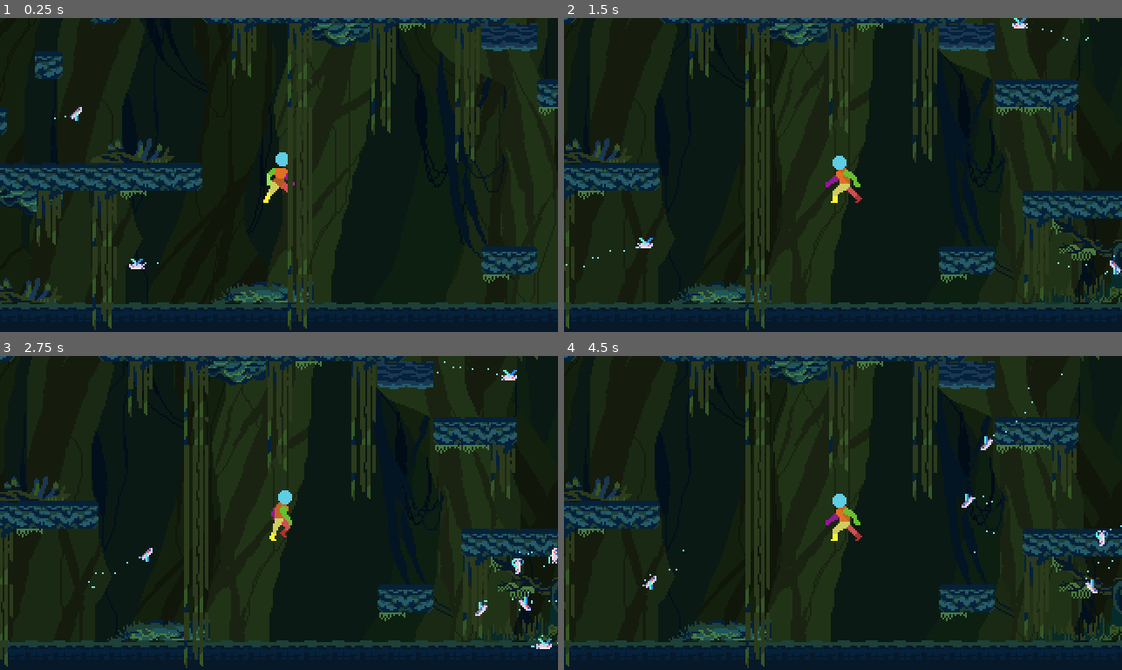
Above: before the commit, frames 1-4 (two rows, left to right).
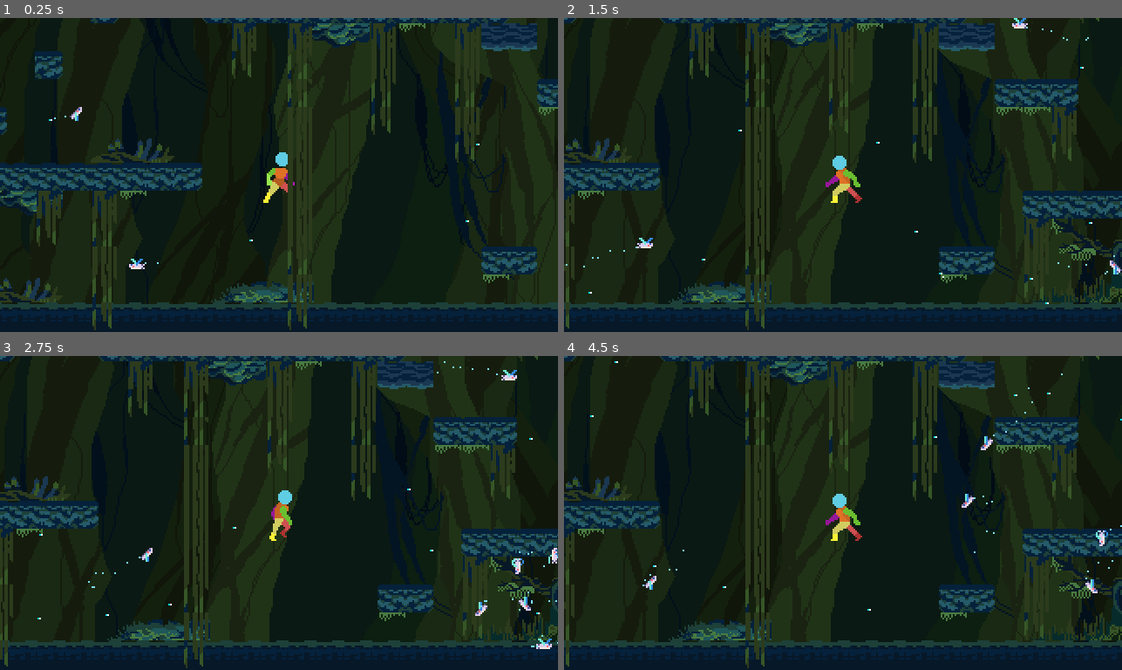
Above: after the commit, the same moments.

Repository: wickworks/jellyfishquarium
Game: Godot game, scene res://main.tscn
The game is run twice, just before and just after one commit, with the same random seed, the same clock (stepped at 60 frames per second) and the same inputs.
Inputs (mouse positions are in pixels of both pictures, inside the frame that each line leads up to):
- Up to frame 1 (0.25 s): no input
- Up to frame 2 (1.5 s): tap Enter (ui_accept) at 0.5, 0.77 s; move the mouse to (965, 159) at 0.52 s; hold D (Move right) 0.53-1.28 s; move the mouse to (731, 190) at 1.27 s; hold A (Move left) from 1.28 s (still down)
- Up to frame 3 (2.75 s): tap Enter (ui_accept) at 1.52 s; move the mouse to (334, 443) at 2.02 s; release A (Move left) at 2.03 s; hold D (Move right) from 2.03 s (still down)
- Up to frame 4 (4.5 s): move the mouse to (815, 575) at 2.77 s; tap Enter (ui_accept) at 3.02, 3.77 s; move the mouse to (1010, 560) at 3.52 s; release D (Move right) at 3.53 s; hold A (Move left) from 3.53 s (still down); move the mouse to (675, 465) at 4.27 s

The runs differ from the first frame. In frame 1, less than 0.1% of the frame differs, in the area x 8-86%, y 32-72%; in frame 2, less than 0.1%, in the area x 4-95%, y 15-92%; in frame 3, less than 0.1%; in frame 4, less than 0.1%.

Commit message:
particles for the player

Diff:
--- a/entity/fish.tscn
+++ b/entity/fish.tscn
@@ -90,10 +90,6 @@
 [node name="Sprite" type="AnimatedSprite2D" parent="."]
 sprite_frames = SubResource("SpriteFrames_4klu8")
 
-[node name="Label" type="Label" parent="."]
-offset_right = 40.0
-offset_bottom = 23.0
-
 [node name="TrailParticles" type="GPUParticles2D" parent="."]
 process_material = SubResource("ParticleProcessMaterial_5bg6o")
 texture = SubResource("GradientTexture1D_nkq6y")
--- a/entity/player.tscn
+++ b/entity/player.tscn
@@ -236,6 +236,26 @@
 [sub_resource type="RectangleShape2D" id="RectangleShape2D_pmw5g"]
 size = Vector2(14, 30)
 
+[sub_resource type="ParticleProcessMaterial" id="ParticleProcessMaterial_fd53w"]
+particle_flag_disable_z = true
+emission_shape_offset = Vector3(0, 150, 0)
+emission_shape_scale = Vector3(400, 1, 1)
+emission_shape = 3
+emission_box_extents = Vector3(1, 1, 1)
+direction = Vector3(0, -1, 0)
+spread = 0.0
+initial_velocity_max = 10.0
+gravity = Vector3(0, -10, 0)
+tangential_accel_min = -10.0
+tangential_accel_max = 10.0
+
+[sub_resource type="Gradient" id="Gradient_2q6ii"]
+colors = PackedColorArray(0, 0.87451, 0.929412, 1, 1, 1, 1, 1)
+
+[sub_resource type="GradientTexture1D" id="GradientTexture1D_8nabu"]
+gradient = SubResource("Gradient_2q6ii")
+width = 2
+
 [node name="Player" type="CharacterBody2D" groups=["player"]]
 script = ExtResource("1_ap0cw")
 
@@ -256,3 +276,10 @@
 shape = SubResource("RectangleShape2D_pmw5g")
 
 [node name="Camera2D" type="Camera2D" parent="."]
+
+[node name="GPUParticles2D" type="GPUParticles2D" parent="."]
+amount = 50
+process_material = SubResource("ParticleProcessMaterial_fd53w")
+texture = SubResource("GradientTexture1D_8nabu")
+lifetime = 8.0
+preprocess = 12.0
Not shown: 1 places in entity/player.tscn that only renumber resources
